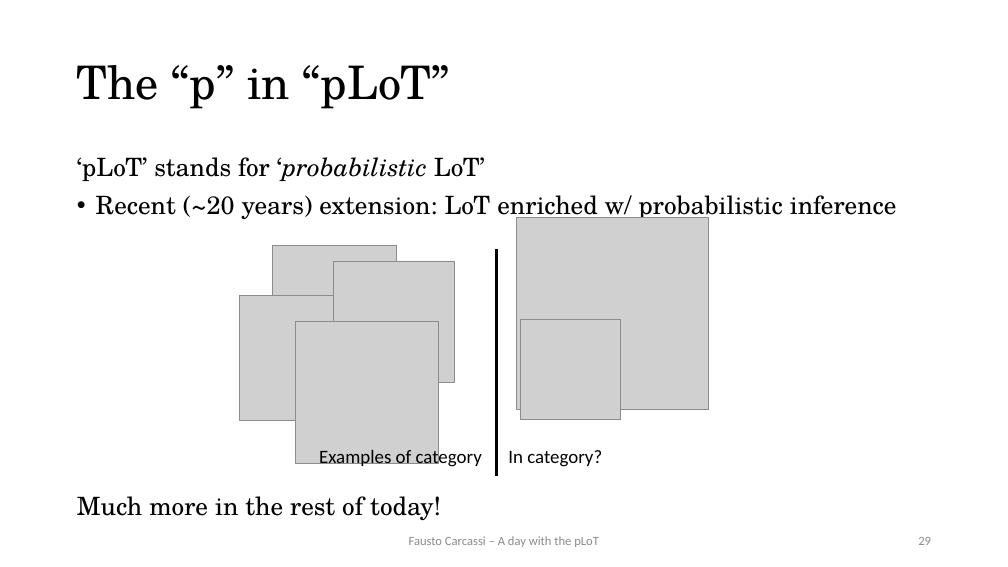
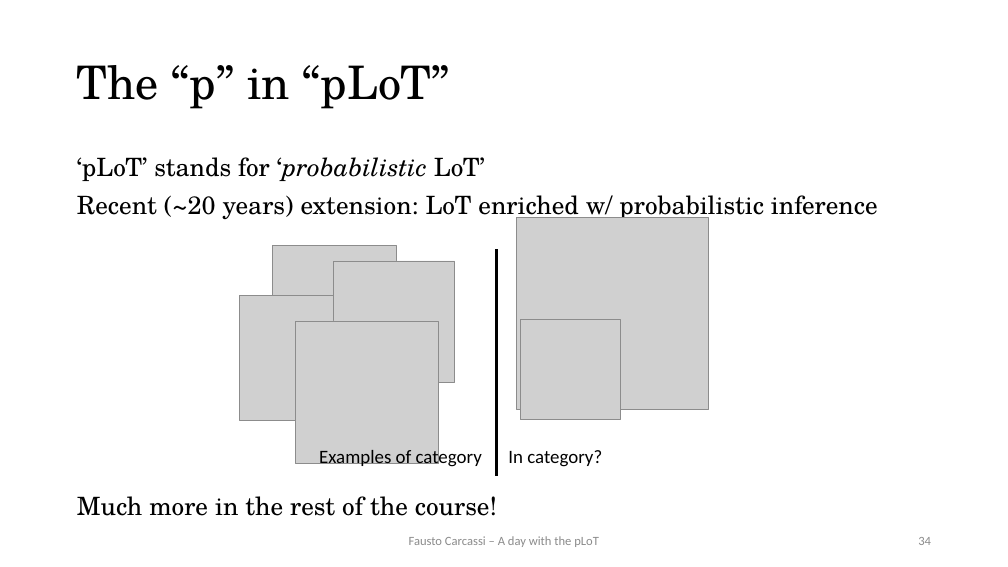
Before and after one commit to thelogicalgrammar/pLoT_workshop, a slide deck: slide 34 of book/lectures/1.pptx (slide 29 before the commit). Drawn at 1008x567 pixels with LibreOffice and Linux fonts; fonts in the diff are those of the drawing; grey boxes stand for pictures. Boxes give left, top, right and bottom in pixels: in the first picture for what was removed or moved away, otherwise in the second. Text is boxed around its words. In the diff, an @@ line names an element or a change of style, - is before the commit and + after.

```diff
--- a/book/lectures/1.pptx
+++ b/book/lectures/1.pptx
@@ text at (77, 195, 878, 222): bullet • to none @@
@@ text at (77, 496, 497, 516): text changed @@
-Much more in the rest of today!
+Much more in the rest of the course!
@@ page number at (918, 537, 931, 545): text changed @@
-29
+34
```
Also in this commit, not shown: 8 other slides changed, 6 slides added, 18 other files.
